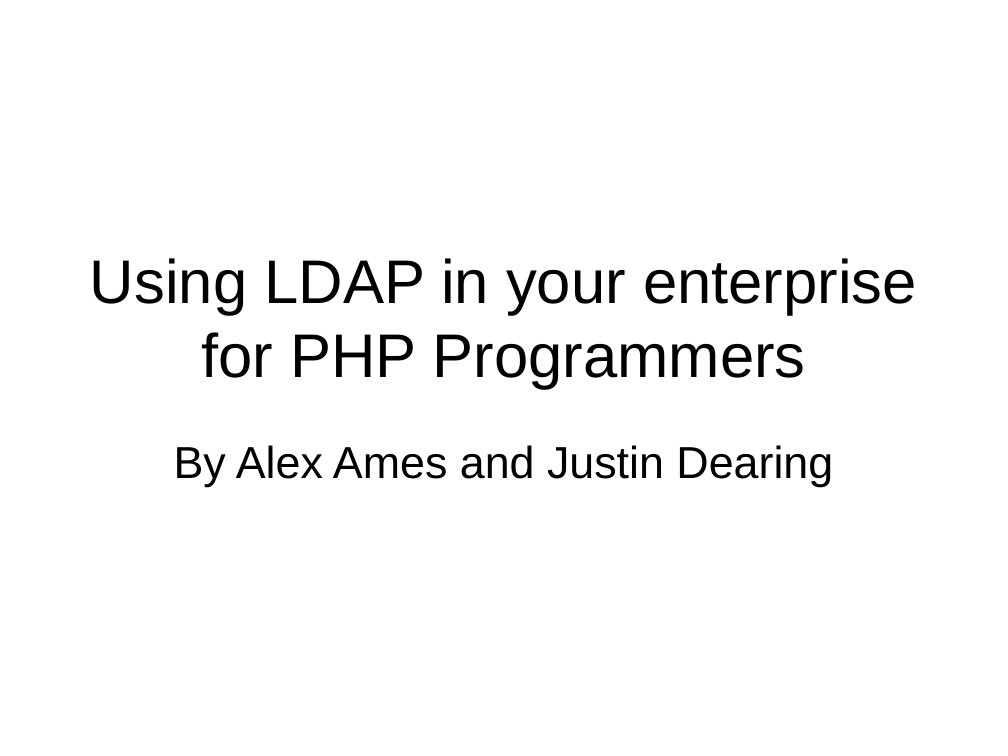
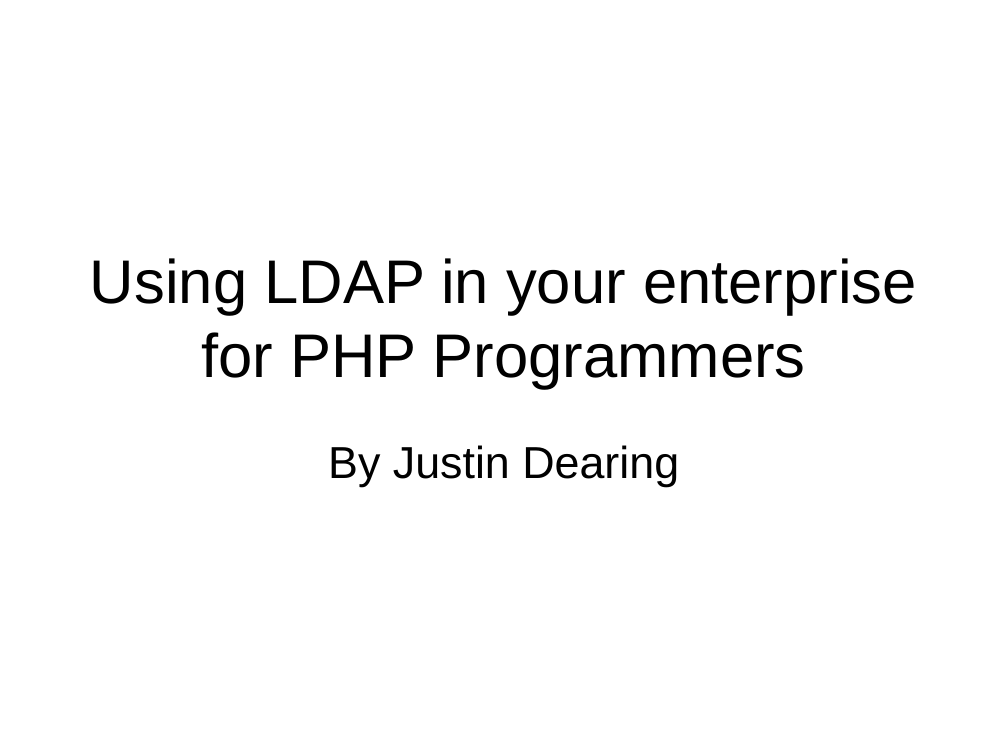
Before and after one commit to LIPHP/LDAP-Talk, a slide deck: slide 1 of Docs/LIPHP-Using LDAP with PHP.ppt. Drawn at 1008x756 pixels with LibreOffice and Linux fonts; fonts in the diff are those of the drawing. Boxes give left, top, right and bottom in pixels: in the first picture for what was removed or moved away, otherwise in the second. Text is boxed around its words. In the diff, an @@ line names an element or a change of style, - is before the commit and + after.

```diff
--- a/Docs/LIPHP-Using LDAP with PHP.ppt
+++ b/Docs/LIPHP-Using LDAP with PHP.ppt
@@ subtitle at (328, 445, 679, 487): text changed @@
-By Alex Ames and Justin Dearing
+By Justin Dearing
```
Also in this commit, not shown: 14 other slides changed, 3 slides added, 2 slides removed.
